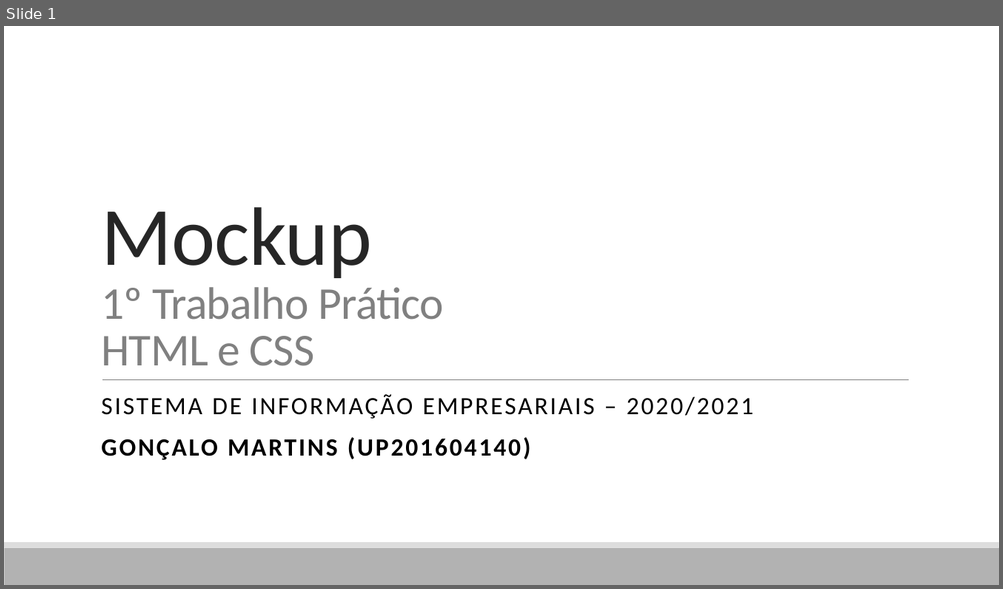
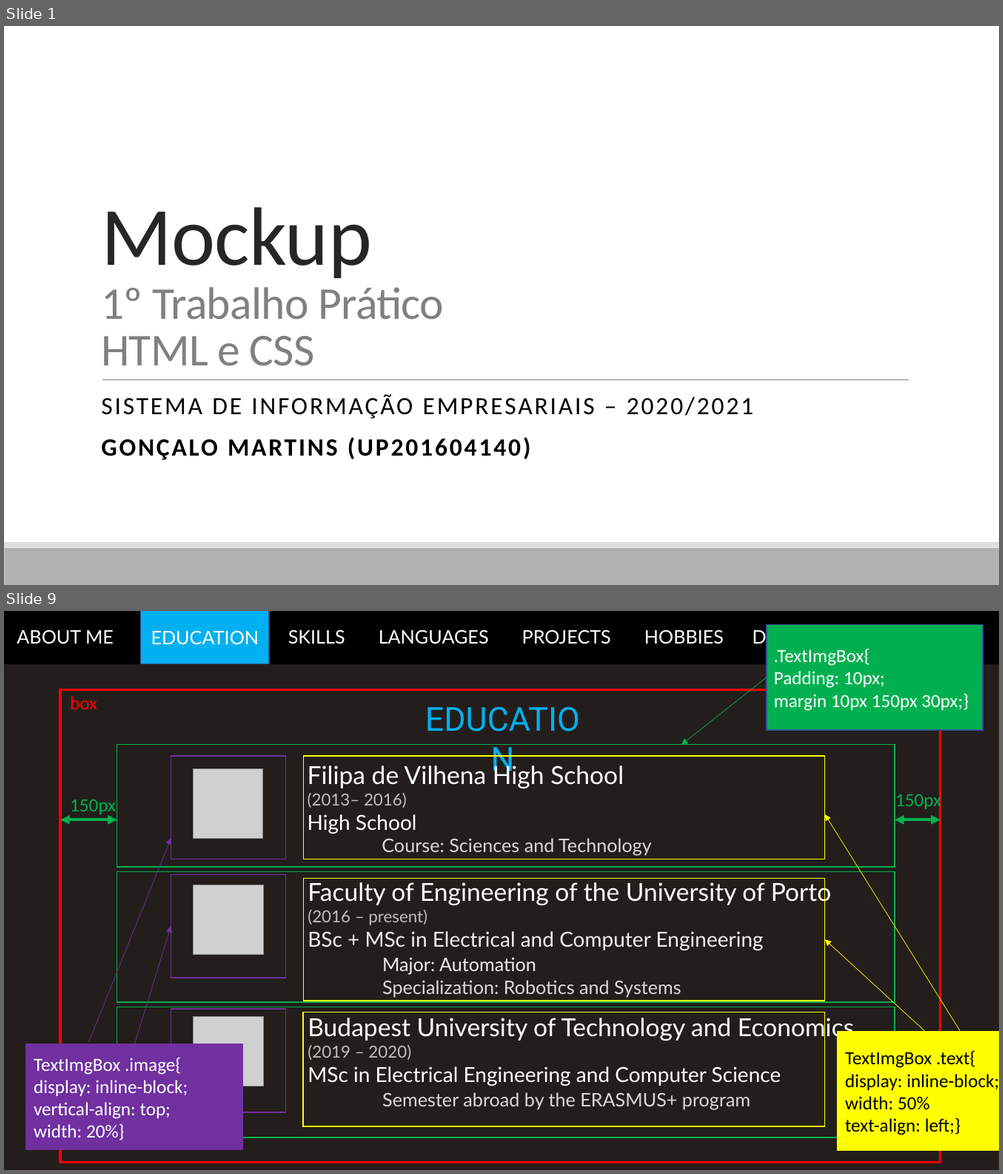
Before and after one commit to GoncaloMartins10/MyFirstHTML, a slide deck: dl/mockup.pptx. Shown one above the other, each under a label of ours: slide 1 before the commit, slides 1 and 9 after it; the slides between them are not shown. The pictures are 1003x589 and 1003x1174 pixels, drawn with LibreOffice and Linux fonts; fonts in the diff are those of the drawing; grey boxes stand for pictures. Boxes give left, top, right and bottom in pixels: in the first picture for what was removed or moved away, otherwise in the second. Text is boxed around its words. In the diff, an @@ line names an element or a change of style, - is before the commit and + after.

```diff
--- a/dl/mockup.pptx
+++ b/dl/mockup.pptx
@@ slide 9 added at <box>4,611,999,1170</box>, background #231E1B @@
@@ rectangle added at <box>4,611,999,664</box>, fill #000000, 18 pt, text #FFFFFF @@
+ABOUT ME EDUCATION SKILLS LANGUAGES PROJECTS HOBBIES DOWNLOADS CONTACT
@@ rectangle added at <box>141,611,269,664</box>, fill #00B0F0, outline #325491 1 pt, 18 pt, text #FFFFFF @@
+EDUCATION
@@ rectangle added at <box>766,624,983,730</box>, fill #00B050, outline #325491 1 pt, 18 pt, text #FFFFFF @@
+.TextImgBox{
+Padding: 10px;
+margin 10px 150px 30px;}
@@ rectangle added at <box>60,690,939,1163</box>, outline #FF0000 2.25 pt @@
@@ text added at <box>70,696,97,709</box>, 18 pt, text #FF0000 @@
+box
@@ text added at <box>407,695,597,742</box>, 32 pt, text #00B0F0 @@
+EDUCATION
@@ arrow added from (766, 678) to (681, 744), #00B050 0.5 pt @@
@@ rectangle added at <box>117,744,895,867</box>, outline #00B050 1 pt @@
@@ rectangle added at <box>171,756,286,860</box>, outline #7030A0 1 pt @@
@@ rectangle added at <box>304,756,825,860</box>, outline #FFFF00 1 pt @@
@@ text added at <box>307,763,652,856</box>, 18 pt, text #FFFFFF @@
+  Filipa de Vilhena High School
+  (2013– 2016)
+  High School
+  Course: Sciences and Technology
@@ picture added at <box>193,769,263,839</box> @@
@@ text added at <box>70,799,116,817</box>, 18 pt, text #00B050 @@
+150px
@@ text added at <box>895,791,941,811</box>, 18 pt, text #00B050 @@
+150px
@@ double arrow added from (60, 820) to (117, 820), #00B050 3 pt @@
@@ arrow added from (960, 1031) to (825, 815), #FFFF00 0.5 pt @@
@@ double arrow added from (894, 820) to (940, 820), #00B050 3 pt @@
@@ arrow added from (88, 1043) to (171, 839), #7030A0 0.5 pt @@
@@ rectangle added at <box>117,872,895,1002</box>, outline #00B050 1 pt @@
@@ rectangle added at <box>171,875,286,979</box>, outline #7030A0 1 pt @@
@@ picture added at <box>193,885,263,955</box> @@
@@ rectangle added at <box>304,879,825,1001</box>, outline #FFFF00 1 pt @@
@@ text added at <box>307,880,831,998</box>, 18 pt, text #EFEFEF @@
+  Faculty of Engineering of the University of Porto
+  (2016 – present)
+  BSc + MSc in Electrical and Computer Engineering
+  Major: Automation
+  Specialization: Robotics and Systems
@@ arrow added from (134, 1045) to (171, 926), #7030A0 0.5 pt @@
@@ arrow added from (924, 1031) to (825, 940), #FFFF00 0.5 pt @@
@@ rectangle added at <box>117,1007,895,1138</box>, outline #00B050 1 pt @@
@@ rectangle added at <box>171,1009,286,1113</box>, outline #7030A0 1 pt @@
@@ picture added at <box>193,1017,264,1087</box> @@
@@ rectangle added at <box>303,1013,825,1128</box>, outline #FFFF00 1 pt @@
@@ text added at <box>307,1015,854,1111</box>, 20 pt, text #FFFFFF @@
+  Budapest University of Technology and Economics
+  (2019 – 2020)
+  MSc in Electrical Engineering and Computer Science
+  Semester abroad by the ERASMUS+ program
@@ rectangle added at <box>837,1032,999,1150</box>, fill #FFFF00, outline #FFFF00 1 pt, 18 pt, text #000000 @@
+TextImgBox .text{
+display: inline-block;
+width: 50%
+text-align: left;}
@@ rectangle added at <box>26,1045,243,1150</box>, fill #7030A0, outline #7030A0 1 pt, 18 pt, text #FFFFFF @@
+TextImgBox .image{
+display: inline-block;
+vertical-align: top;
+width: 20%}
```
Also in this commit, not shown: 22 other slides added, 2 other files.
